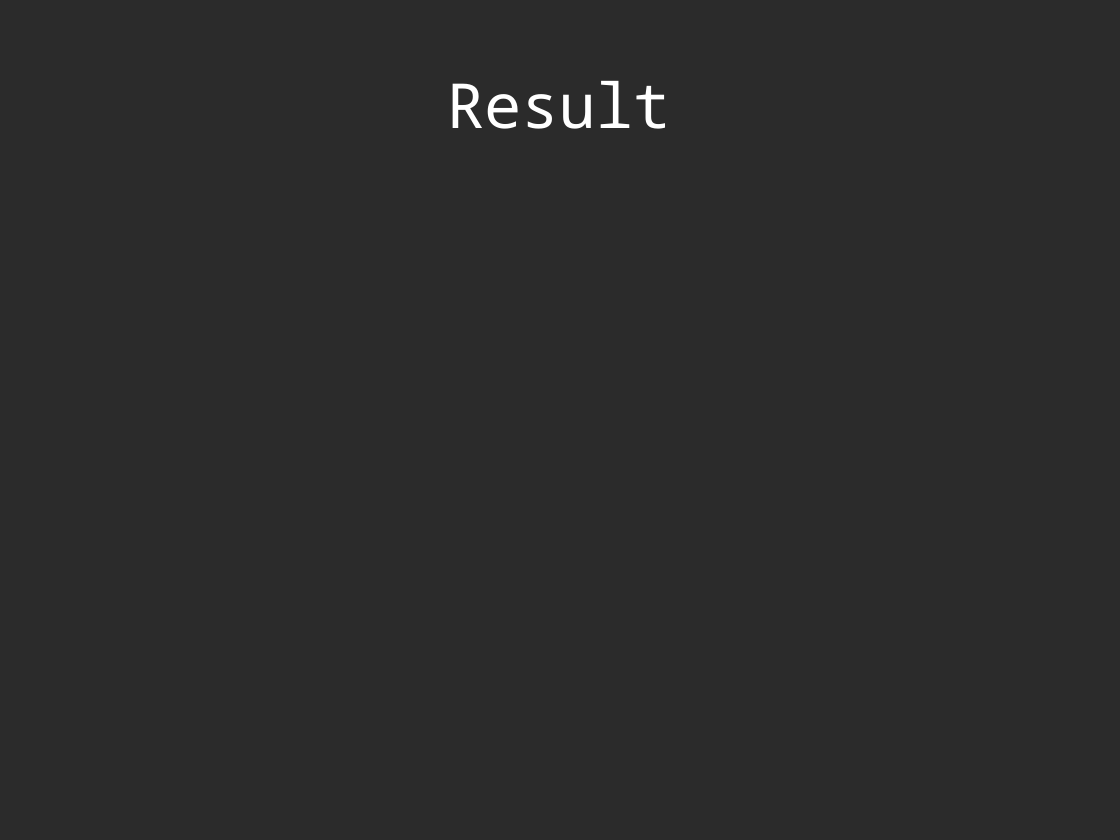
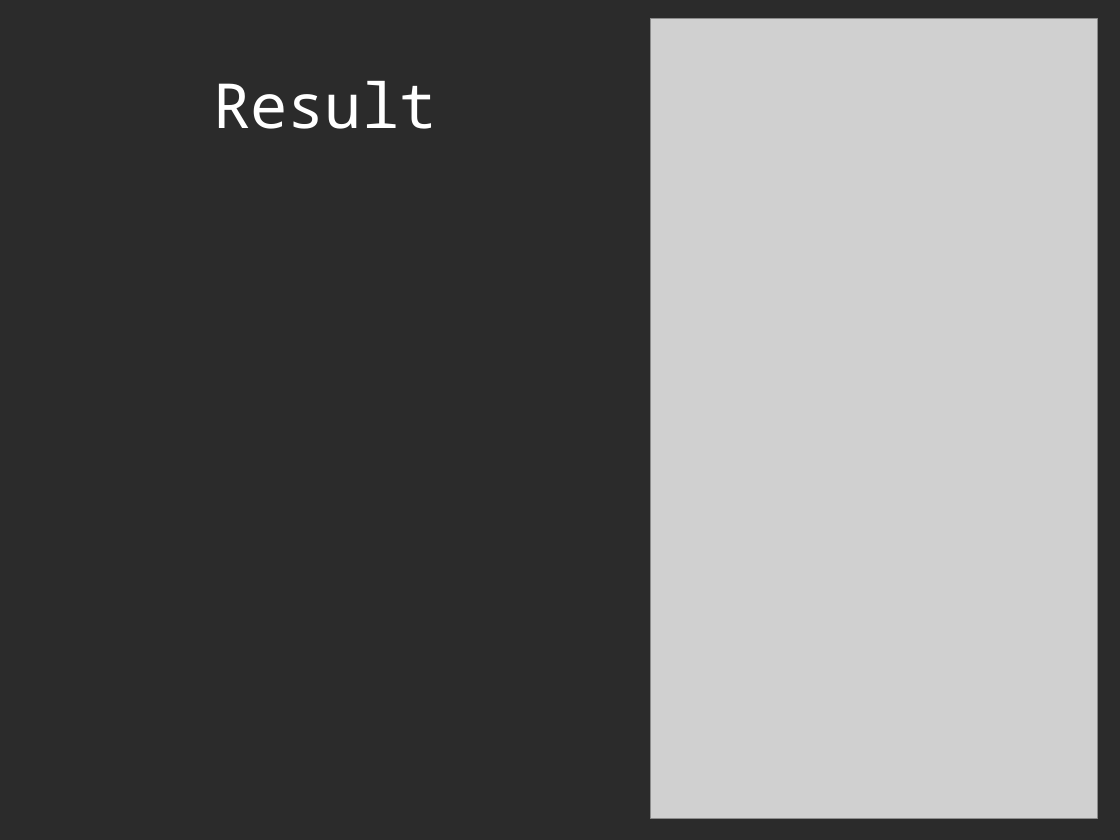
Before and after one commit to richelbilderbeek/CppPresentations, a slide deck: slide 31 of TravisPipeline/TravisPipeline.odp. Drawn at 1120x840 pixels with LibreOffice and Linux fonts; fonts in the diff are those of the drawing; grey boxes stand for pictures; background and template pictures are left out; a plain dark background stands for a picture behind light text. Boxes give left, top, right and bottom in pixels: in the first picture for what was removed or moved away, otherwise in the second. Text is boxed around its words. In the diff, an @@ line names an element or a change of style, - is before the commit and + after.

Commit message:
Show result

```diff
--- a/TravisPipeline/TravisPipeline.odp
+++ b/TravisPipeline/TravisPipeline.odp
@@ picture added at (650,19,1098,819) @@
@@ title "Result": place and size @@
-title "Result" at (447,81,670,129)
+title "Result" at (213,81,436,129)
```
Also in this commit, not shown: 1 slide added, 3 other files.
